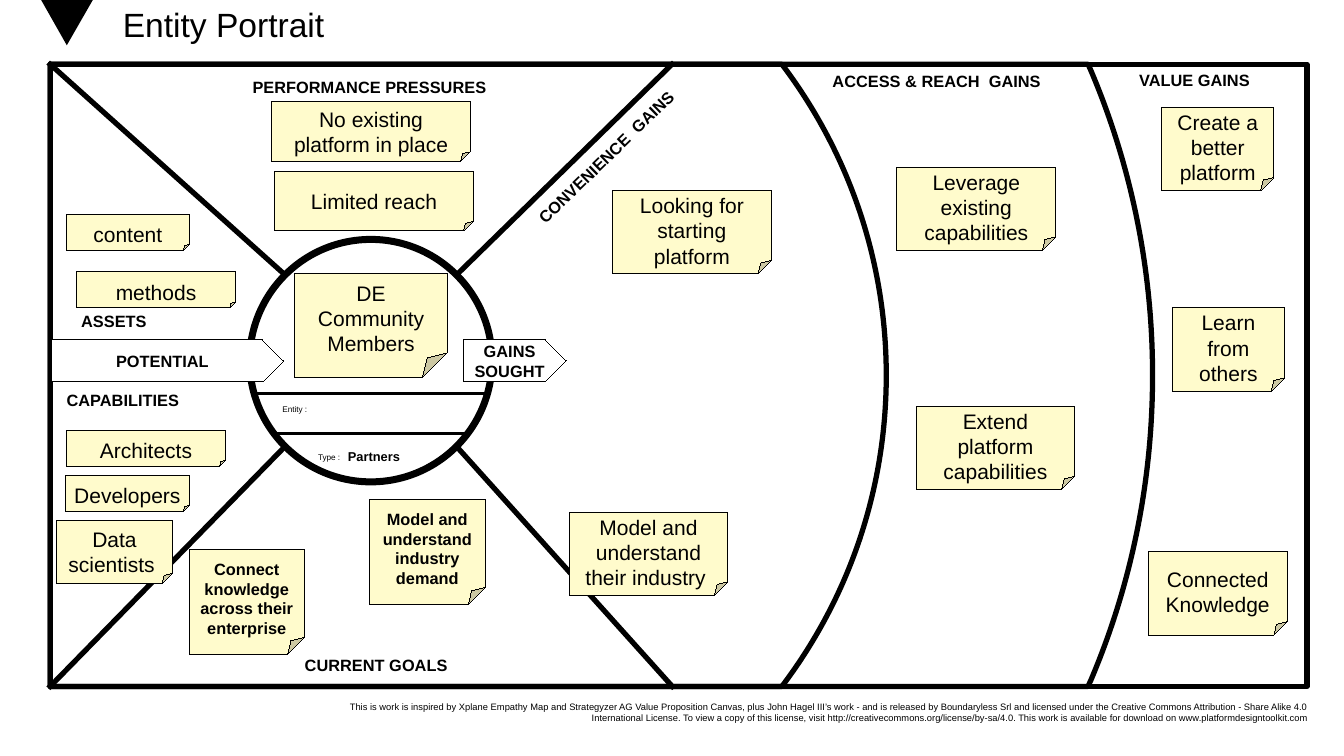
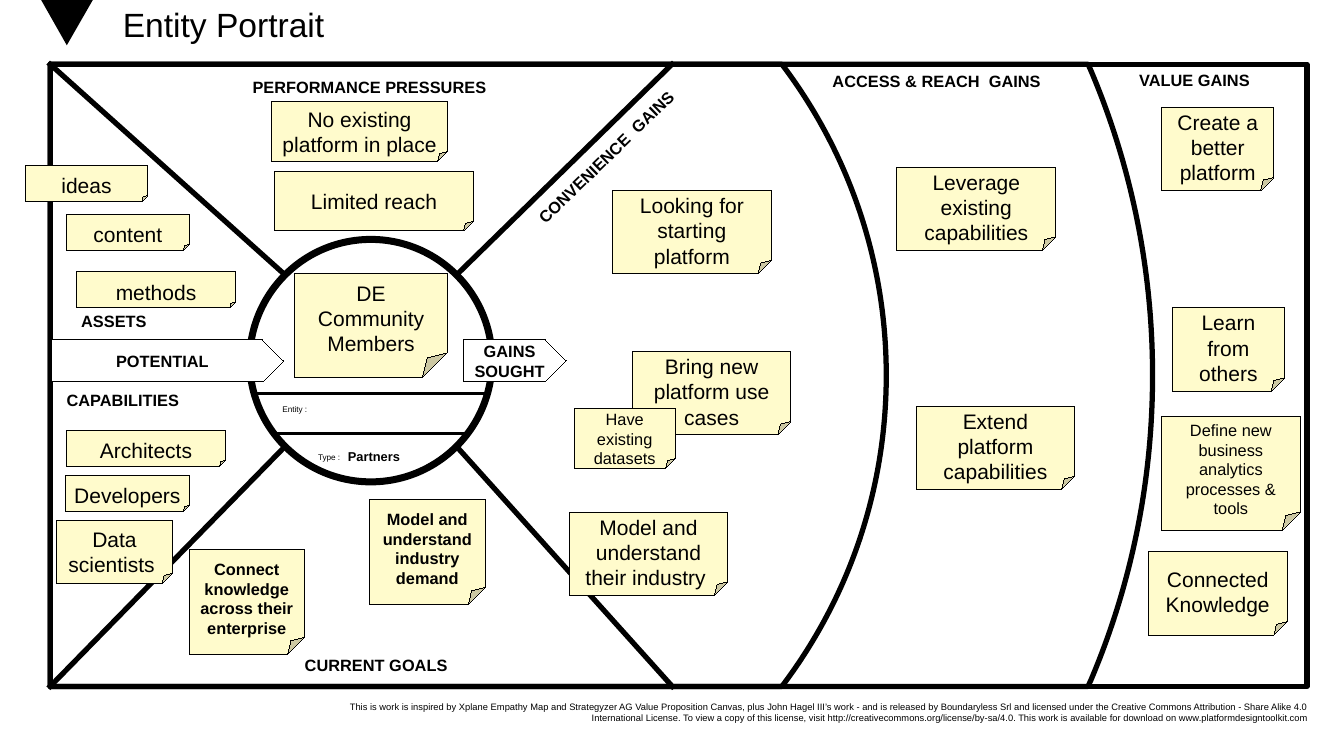
Before and after one commit to EnglishSid/DigitalExplorerSpecs, a slide deck: slide 4 of Platform/DE.OpenSource/Open Source platform Canvases.pptx. Drawn at 1344x756 pixels with LibreOffice and Linux fonts; fonts in the diff are those of the drawing; background and template pictures are left out. Boxes give left, top, right and bottom in pixels: in the first picture for what was removed or moved away, otherwise in the second. Text is boxed around its words. In the diff, an @@ line names an element or a change of style, - is before the commit and + after.

```diff
--- a/Platform/DE.OpenSource/Open Source platform Canvases.pptx
+++ b/Platform/DE.OpenSource/Open Source platform Canvases.pptx
@@ folded corner "No existing platform in place": place and size @@
-folded corner "No existing platform in place" at [272,102,470,161]
+folded corner "No existing platform in place" at [272,102,447,161]
@@ folded corner added at [25,165,148,202], fill #FFFBCC, outline #000000 0.75 pt, 18 pt, text #000000 @@
+ideas
@@ folded corner added at [633,352,791,435], fill #FFFBCC, outline #000000 0.75 pt, 18 pt, text #000000 @@
+Bring new platform use cases
@@ folded corner added at [575,408,675,468], fill #FFFBCC, outline #000000 0.75 pt, 14 pt, text #000000 @@
+Have existing datasets
@@ folded corner added at [1162,417,1300,530], fill #FFFBCC, outline #000000 0.75 pt, 14 pt, text #000000 @@
+Define new business analytics processes & tools
```
Also in this commit, not shown: 6 other slides changed, 1 other file.
